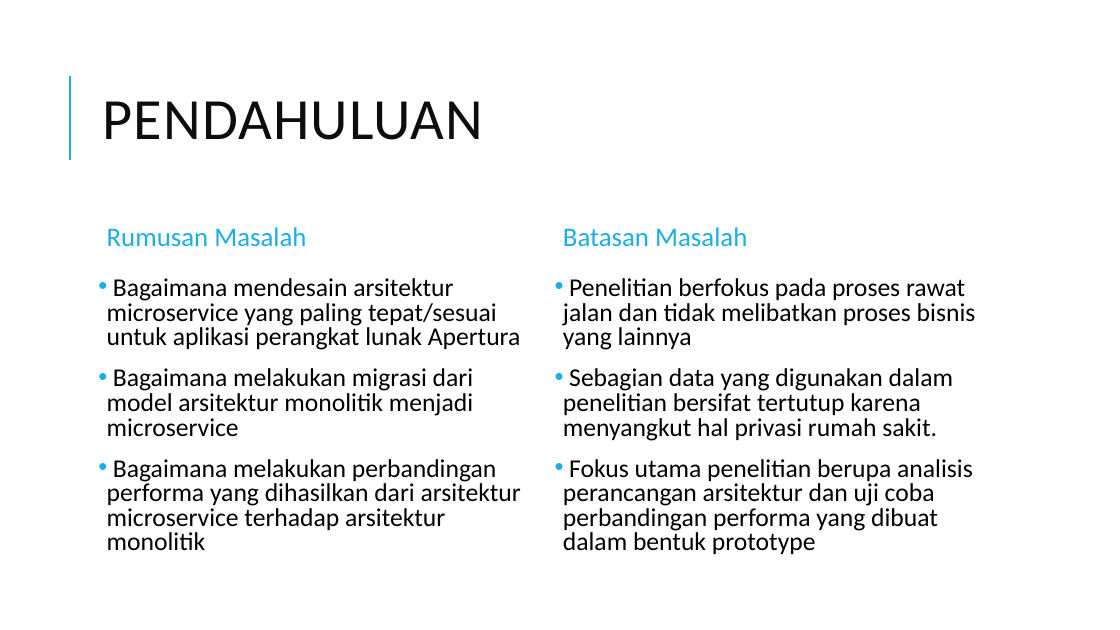
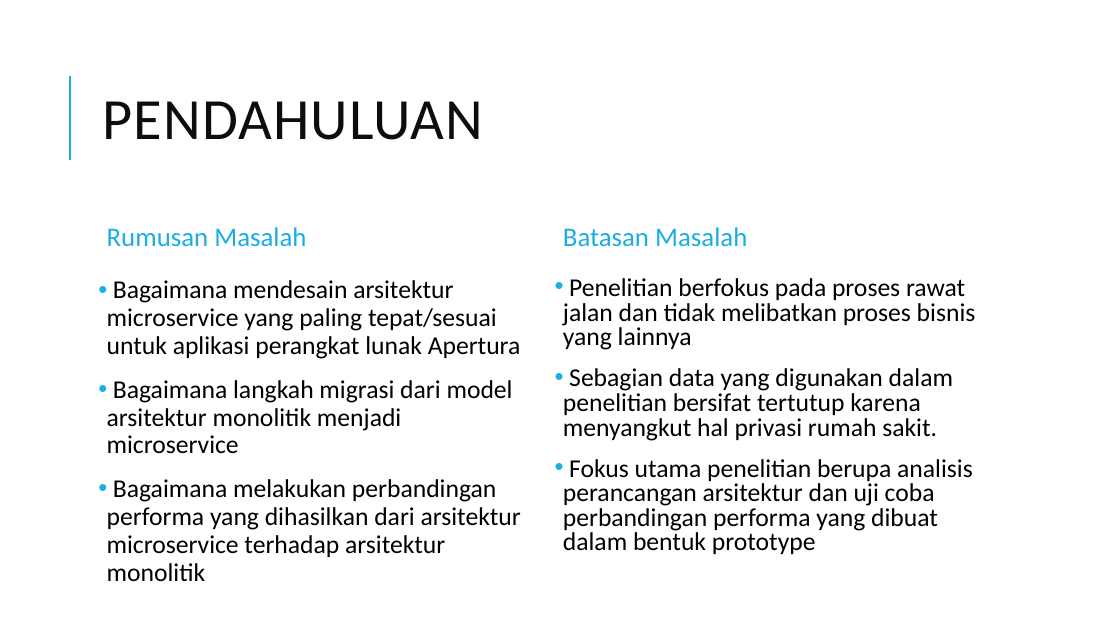
Before and after one commit to edriclaksaputra/tugasakhir, a slide deck: slide 3 of PPT.pptx. Drawn at 1120x630 pixels with LibreOffice and Linux fonts; fonts in the diff are those of the drawing. Boxes give left, top, right and bottom in pixels: in the first picture for what was removed or moved away, otherwise in the second. Text is boxed around its words. In the diff, an @@ line names an element or a change of style, - is before the commit and + after.

```diff
--- a/PPT.pptx
+++ b/PPT.pptx
@@ text at bbox=[107, 280, 521, 581]: line spacing 0.8 to 0.9 @@
@@ text at bbox=[107, 380, 513, 454]: text changed @@
-• Bagaimana melakukan migrasi dari model arsitektur monolitik menjadi microservice
+• Bagaimana langkah migrasi dari model arsitektur monolitik menjadi microservice
```
Also in this commit, not shown: 2 other slides changed, 1 slide removed, 3 other files.
